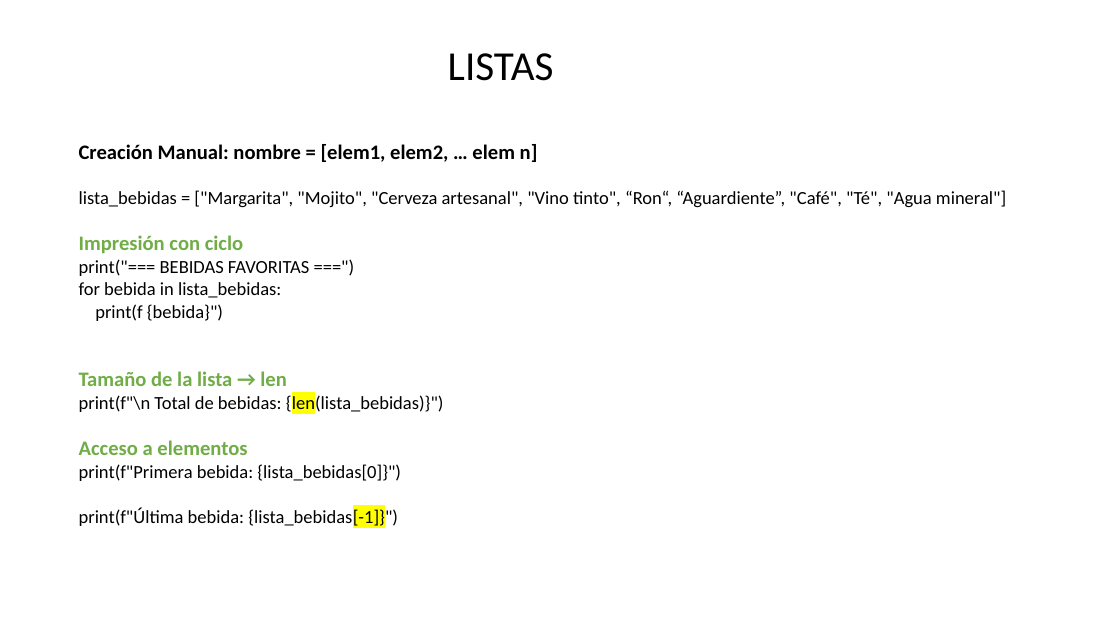
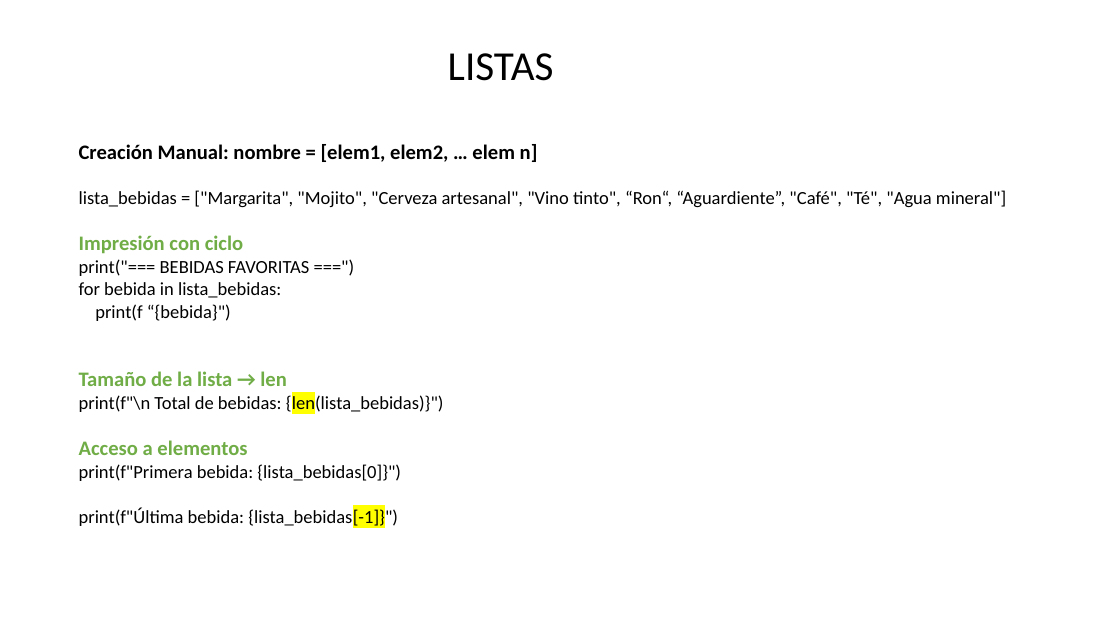
Before and after one commit to CesarLopez-Profe/Fundamentos_Python, a slide deck: slide 11 of Slides/4_DataSets.pptx. Drawn at 1120x630 pixels with LibreOffice and Linux fonts; fonts in the diff are those of the drawing; background and template pictures are left out. Boxes give left, top, right and bottom in pixels: in the first picture for what was removed or moved away, otherwise in the second. Text is boxed around its words. In the diff, an @@ line names an element or a change of style, - is before the commit and + after.

```diff
--- a/Slides/4_DataSets.pptx
+++ b/Slides/4_DataSets.pptx
@@ text at [95, 304, 231, 321]: text changed @@
-print(f {bebida}")
+print(f “{bebida}")
```
Also in this commit, not shown: 4 other files.
